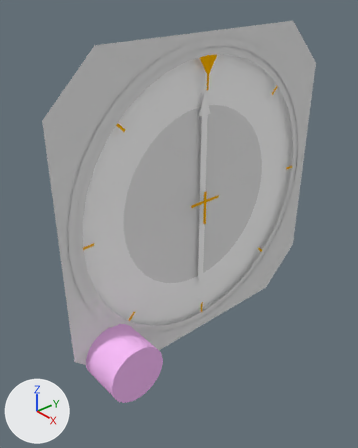
What one commit did to the Blender file dev/blender/instruments/ki227_228.blend.
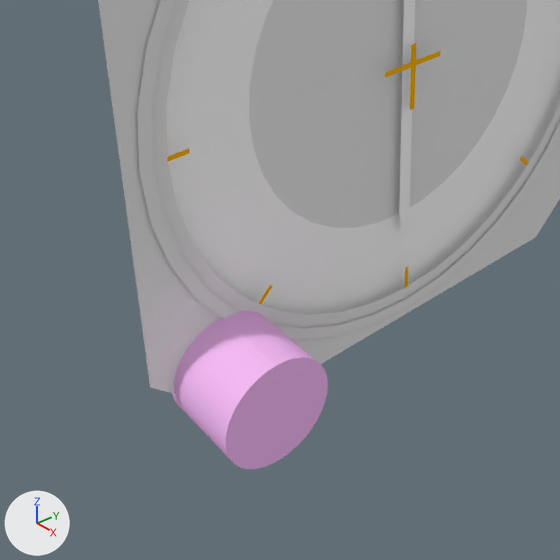
Each version is shown whole from a 50 mm camera at (-0.2855, -0.1248, -0.0506) aimed at (-0.3682, -0.0531, -0.1102), then close up on the part from 0% to 78% of the width and 38% to 100% of the height. The axes (+X, +Y, +Z) are drawn at lower left. The lights are the same throughout.

Names of what the first close-up shows: 'AircraftSymbol', 'Chassis', 'CompassRose', 'CompassRoseCenter', 'HDGSelectorPick.L', 'HDGSelectorPick.R', 'KI227.ADFNeedle'.
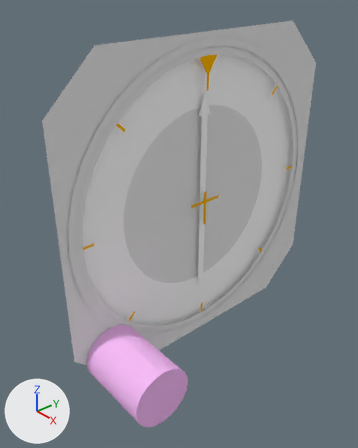
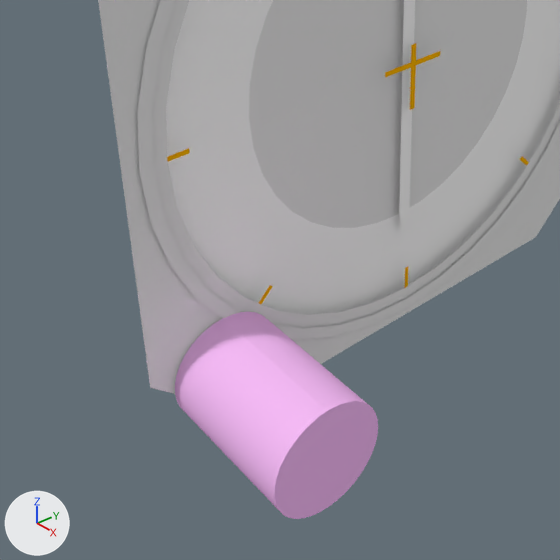
What differs and where, as boxes (x1, y1, x2, y2) in the close-ups (560 x 560 px):
'HDGSelectorPick.L', rescaled (41% wider, 33% taller): before (172, 318, 281, 469); after (175, 318, 329, 519)
'HDGSelectorPick.R', rescaled (47% wider, 31% taller): before (223, 311, 328, 459); after (223, 312, 378, 506)

Edits to the bpy script that builds the scene:
```text
Change ob_hdgselectorpick_r:
    ob_hdgselectorpick_r.scale: (1.0, 1.0, 1.0) -> (1.72, 1.0, 1.0)
Change ob_hdgselectorpick_l:
    ob_hdgselectorpick_l.scale: (1.0, 1.0, 1.0) -> (1.72, 1.0, 1.0)
```
